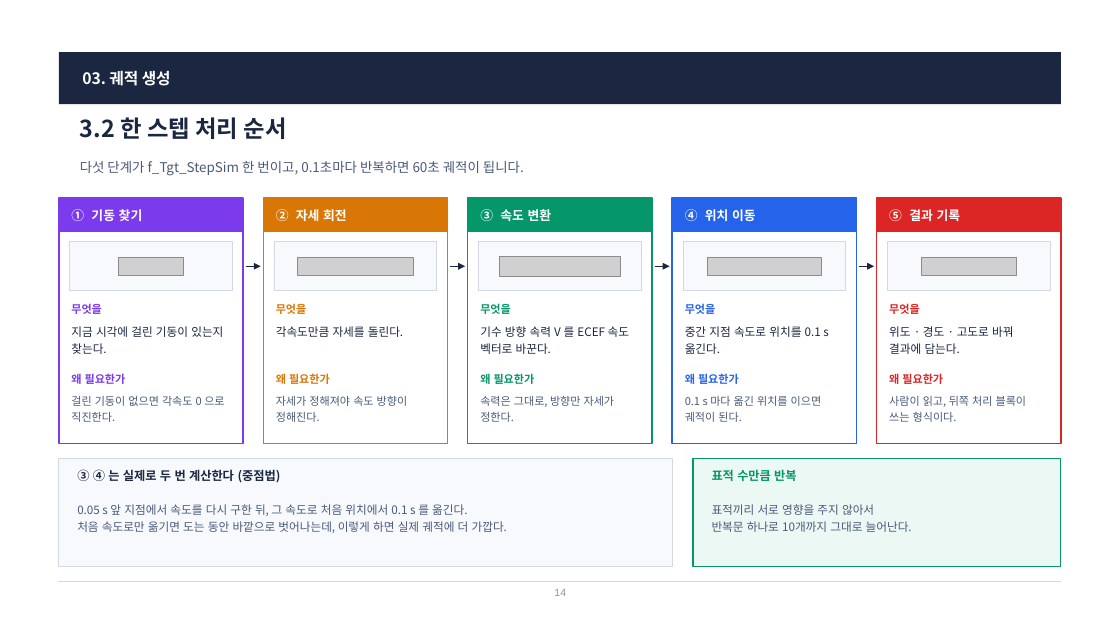
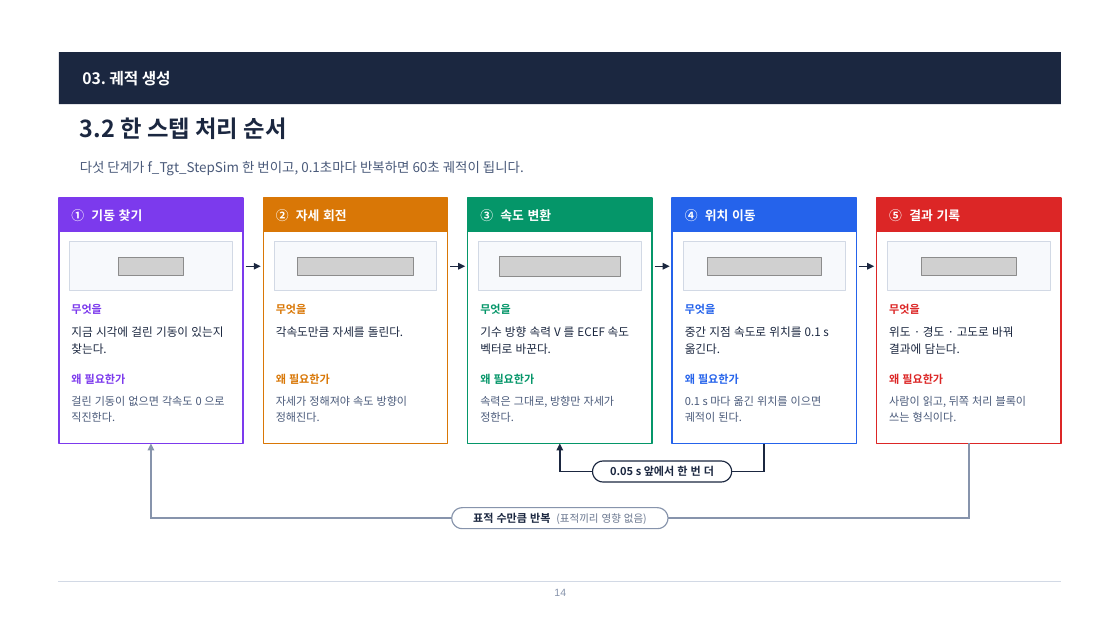
Before and after one commit to harley-hwan/radar-sw-study, a slide deck: slide 14 of Part3_TargetSim/ref/산출물/Chapter3_TargetSim.pptx. Drawn at 1120x630 pixels with LibreOffice and Linux fonts; fonts in the diff are those of the drawing; grey boxes stand for pictures. Boxes give left, top, right and bottom in pixels: in the first picture for what was removed or moved away, otherwise in the second. Text is boxed around its words. In the diff, an @@ line names an element or a change of style, - is before the commit and + after.

```diff
--- a/Part3_TargetSim/ref/산출물/Chapter3_TargetSim.pptx
+++ b/Part3_TargetSim/ref/산출물/Chapter3_TargetSim.pptx
@@ freeform shape added at bbox=[151, 444, 970, 518], outline #8794AC 1.5 pt @@
@@ freeform shape added at bbox=[560, 444, 765, 471], outline #1B2740 1.5 pt @@
@@ rectangle removed at bbox=[59, 459, 672, 566] @@
@@ text removed at bbox=[77, 469, 281, 483] @@
-③ ④ 는 실제로 두 번 계산한다 (중점법)
@@ rounded rectangle added at bbox=[592, 461, 732, 482], fill #FFFFFF, outline #1B2740 1 pt @@
@@ text added at bbox=[610, 465, 714, 476], 9.5 pt, text #1B2740, bold @@
+0.05 s 앞에서 한 번 더
@@ rectangle removed at bbox=[693, 459, 1061, 566] @@
@@ text removed at bbox=[712, 469, 796, 481] @@
-표적 수만큼 반복
@@ text removed at bbox=[77, 504, 507, 533] @@
-0.05 s 앞 지점에서 속도를 다시 구한 뒤, 그 속도로 처음 위치에서 0.1 s 를 옮긴다.
-처음 속도로만 옮기면 도는 동안 바깥으로 벗어나는데, 이렇게 하면 실제 궤적에 더 가깝다.
@@ text "표적 수만큼 반복 (표적끼리 영향 ..." at bbox=[473, 512, 647, 524]: vertical alignment top to middle @@
@@ rounded rectangle added at bbox=[452, 507, 668, 528], fill #FFFFFF, outline #8794AC 1 pt @@
@@ text at bbox=[473, 512, 647, 524]: text changed; size 10 to 9 pt; text colour #4A5A7A to #6B7890 @@
-표적끼리 서로 영향을 주지 않아서
-반복문 하나로 10개까지 그대로 늘어난다.
+표적 수만큼 반복 (표적끼리 영향 없음)
```
Also in this commit, not shown: 20 other slides changed, 1 slide added, 3 slides removed, 12 other files.
